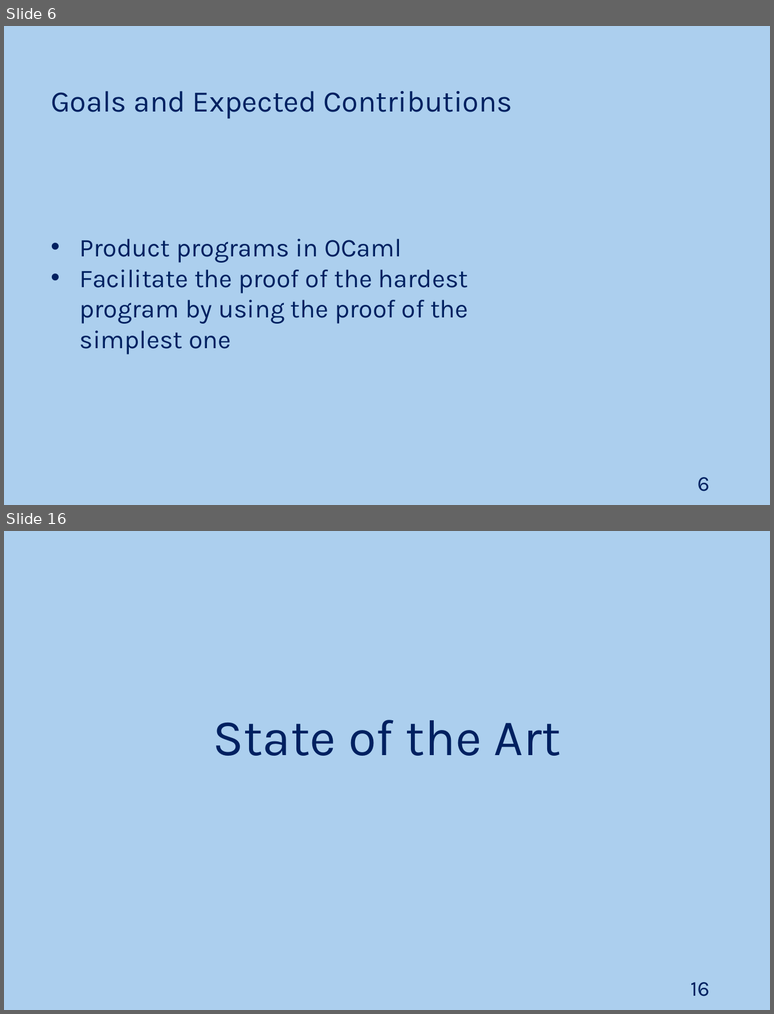
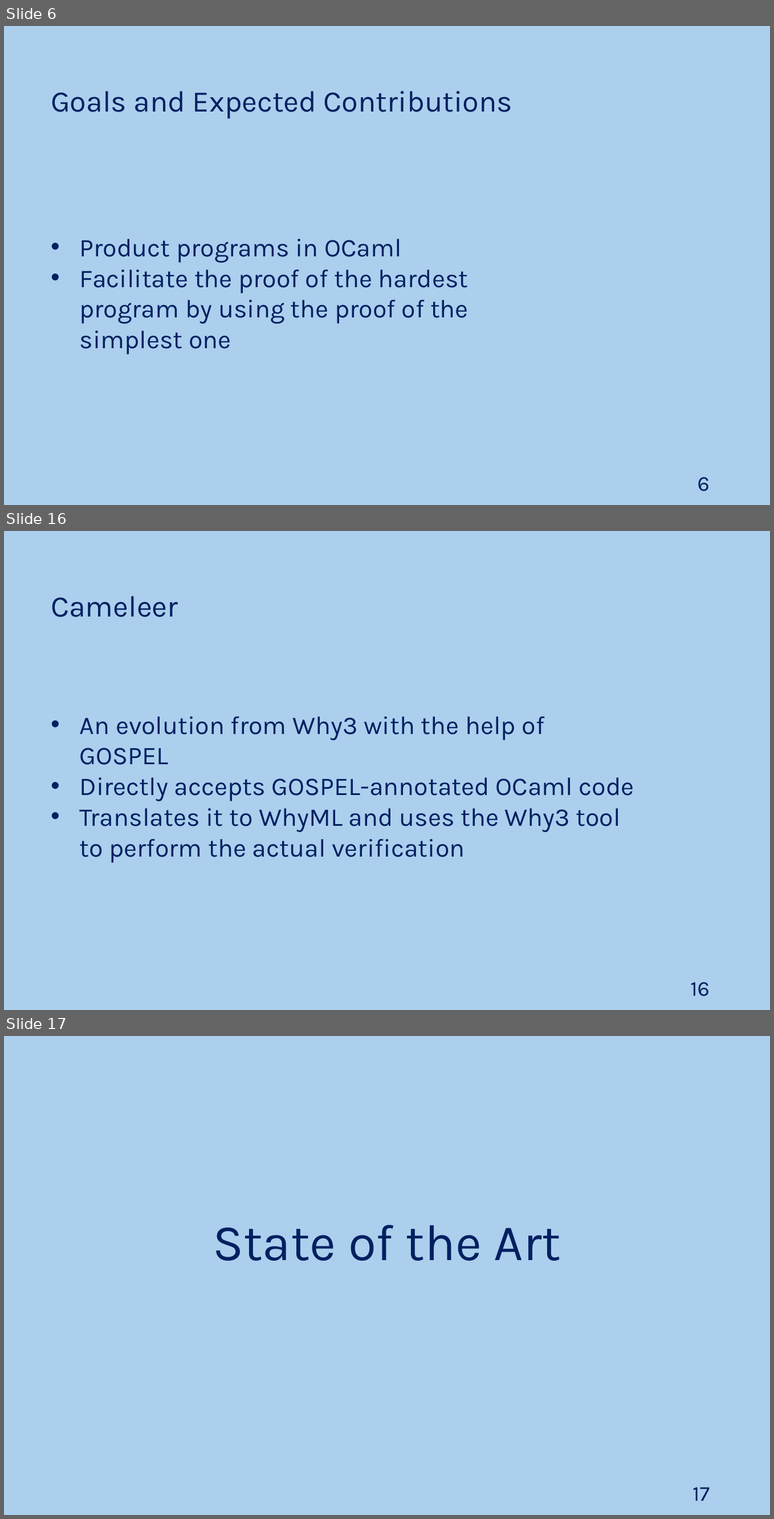
Before and after one commit to JoaoNini75/MasterThesis, a slide deck: Ap Prep Tese.pptx. Shown one above the other, each under a label of ours: slides 6 and 16 before the commit, slides 6, 16 and 17 after it; the slides between them are not shown. The pictures are 774x1014 and 774x1519 pixels, drawn with LibreOffice and Linux fonts; fonts in the diff are those of the drawing. Boxes give left, top, right and bottom in pixels: in the first picture for what was removed or moved away, otherwise in the second. Text is boxed around its words. In the diff, an @@ line names an element or a change of style, - is before the commit and + after.

```diff
--- a/Ap Prep Tese.pptx
+++ b/Ap Prep Tese.pptx
@@ slide 16 added at (4, 531, 770, 1010), background #ACCFEE @@
@@ text added at (51, 596, 178, 617), 28 pt, text #002060 @@
+Cameleer
@@ text added at (80, 716, 634, 863), 24 pt, text #002060 @@
+• An evolution from Why3 with the help of GOSPEL
+• Directly accepts GOSPEL-annotated OCaml code
+• Translates it to WhyML and uses the Why3 tool to perform the actual verification
@@ page number added at (690, 982, 710, 996), 20 pt, text #002060 @@
+16
@@ what was slide 16 is now slide 17 @@
@@ page number at (693, 1487, 710, 1501): text changed @@
-16
+17
```
Also in this commit, not shown: 8 slides changed, 1 other slide added, 1 slide removed.
